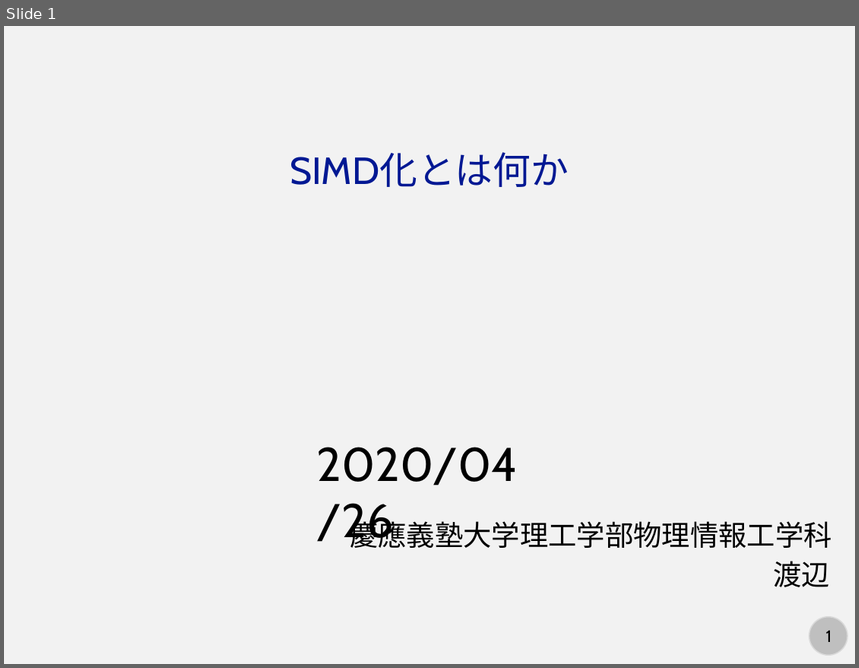
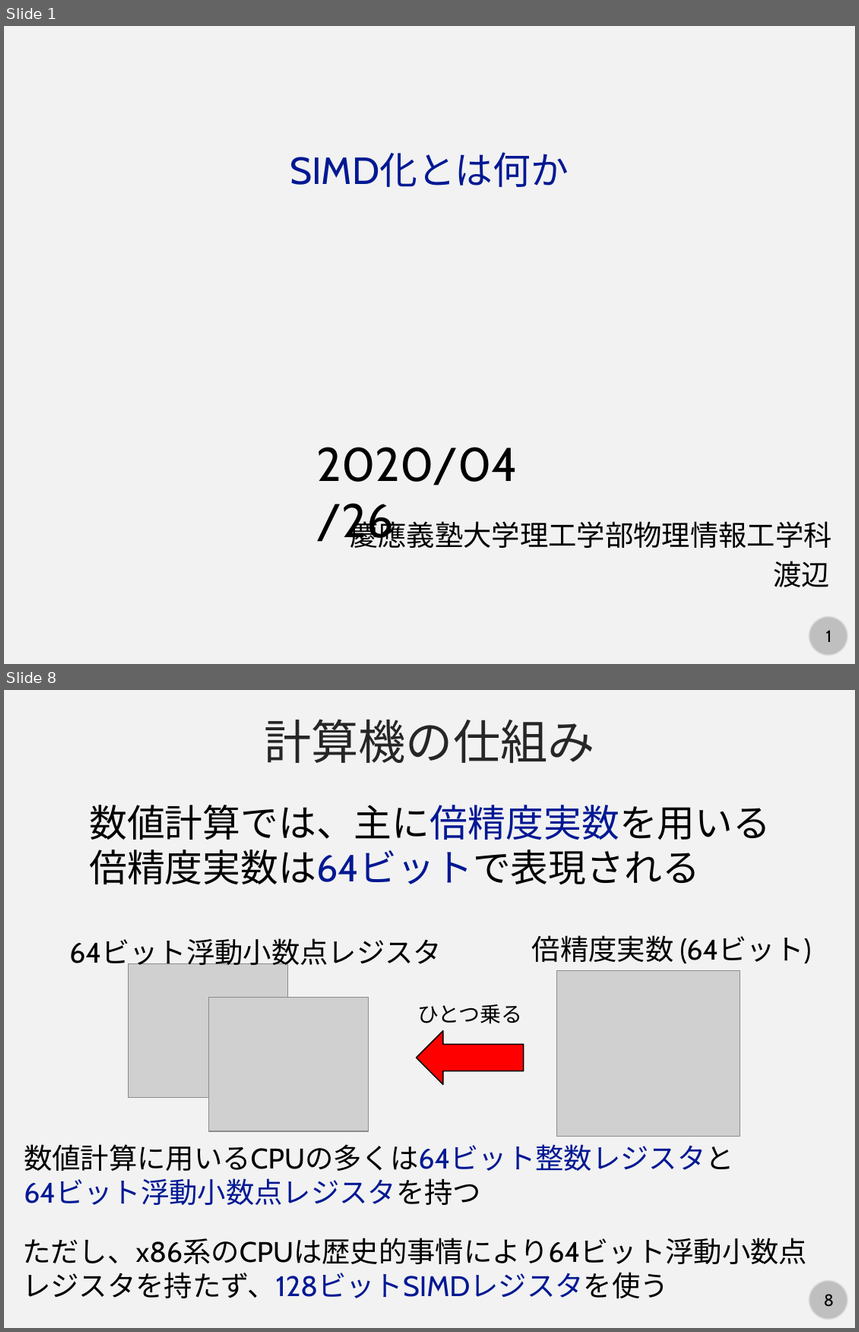
Before and after one commit to kaityo256/lab_startup, a slide deck: simd/fig/what_is_simd.pptx. Shown one above the other, each under a label of ours: slide 1 before the commit, slides 1 and 8 after it; the slides between them are not shown. The pictures are 859x668 and 859x1332 pixels, drawn with LibreOffice and Linux fonts; fonts in the diff are those of the drawing; grey boxes stand for pictures. Boxes give left, top, right and bottom in pixels: in the first picture for what was removed or moved away, otherwise in the second. Text is boxed around its words. In the diff, an @@ line names an element or a change of style, - is before the commit and + after.

```diff
--- a/simd/fig/what_is_simd.pptx
+++ b/simd/fig/what_is_simd.pptx
@@ slide 8 added at <box>4,690,855,1328</box>, background #F2F2F2; not listed: 2 template elements that a slide beside it also shows @@
@@ text added at <box>264,719,595,763</box>, 40 pt, text #262626 @@
+計算機の仕組み
@@ text added at <box>89,805,771,885</box>, 32 pt, text #000000 @@
+数値計算では、主に倍精度実数を用いる
+倍精度実数は64ビットで表現される
@@ text added at <box>69,939,442,969</box>, 24 pt, text #000000 @@
+64ビット浮動小数点レジスタ
@@ text added at <box>532,935,812,964</box>, 24 pt, text #000000 @@
+倍精度実数 (64ビット)
@@ picture added at <box>129,964,288,1097</box> @@
@@ picture added at <box>557,971,740,1137</box> @@
@@ picture added at <box>208,997,368,1131</box> @@
@@ text added at <box>418,1005,523,1024</box>, 18 pt, text #000000 @@
+ひとつ乗る
@@ left arrow added at <box>416,1031,523,1085</box>, fill #FF0000, outline #000000 1 pt @@
@@ text added at <box>24,1144,734,1205</box>, 24 pt, text #011893 @@
+数値計算に用いるCPUの多くは64ビット整数レジスタと
+64ビット浮動小数点レジスタを持つ
@@ text added at <box>22,1238,807,1299</box>, 24 pt, text #000000 @@
+ただし、x86系のCPUは歴史的事情により64ビット浮動小数点レジスタを持たず、128ビットSIMDレジスタを使う
```
Also in this commit, not shown: 1 slide changed, 6 other slides added.
